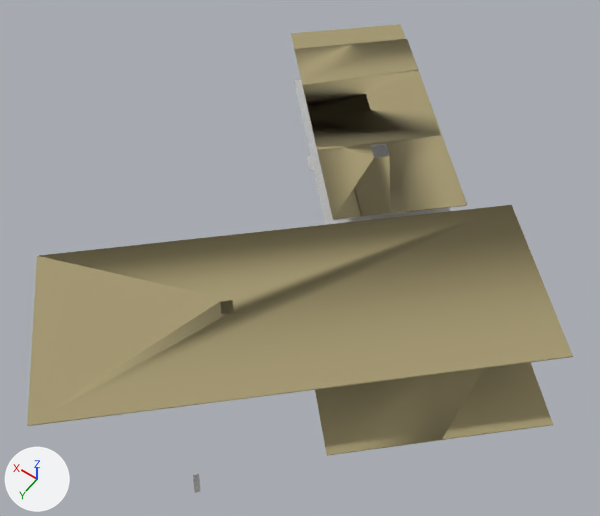
Before and after pictures for a commit that changed the COLLADA model dae/podlahy_pud.dae.
One viewpoint serves both versions: a 50 mm lens placed at (6.9, 35.9, 32.8), pointed at (18.7, 19.3, 6.9). The lights are fixed; the arrows at lower left show +X, +Y and +Z. Vertices at the same position are counted once.

The first picture shows 'SketchUp'.
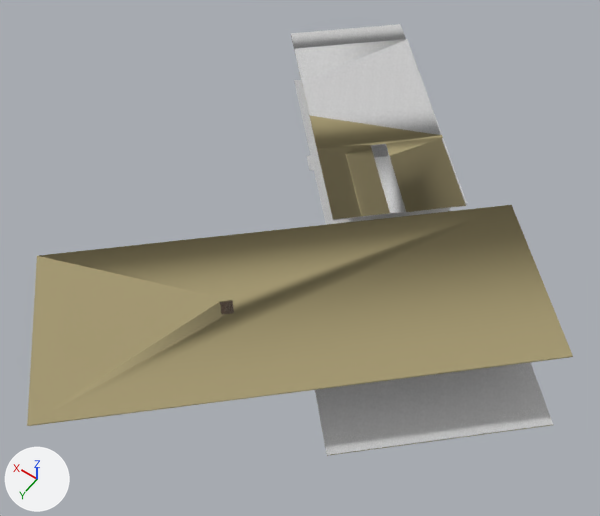
The newer file is also turned or shifted as a whole; pictures and numbers use the older file's frame.

What differs and where, as boxes (x1, y1, x2, y2) in the pictures (600 x 516 px):
part 1 of me_sketchup, deleted: before (193, 474, 201, 493)
part 2 of me_sketchup, recoloured (yellow to grey): (291, 24, 553, 455) in both

The change, as a diff of the scene's bpy script:
```diff
--- a/dae/podlahy_pud.dae.py
+++ b/dae/podlahy_pud.dae.py
@@ img_wood_fence_2_jpg @@
+img_wood_fence_2_jpg = load_image('__Wood_Fence_2.jpg', 'podlahy_pud/__Wood_Fence_2.jpg', 584, 596, 'sRGB')
@@ mat_wood_fence_2 @@
+mat_wood_fence_2 = principled_material('__Wood_Fence_2')
+mat_wood_fence_2.texture = img_wood_fence_2_jpg
+mat_wood_fence_2.roughness = 0.9
@@ me_sketchup @@
 # used by ob_sketchup; location = (0.0, 0.0, 0.0)
-me_sketchup.from_pydata(...)  # 709 vertices, 1301 faces; spans x 7.4..26.7, y 4.9..31.3, z 3.9..10.0
+me_sketchup.from_pydata(...)  # 703 vertices, 1293 faces; spans x 7.4..26.7, y 4.9..31.3, z 5.7..10.0
+# me_sketchup part 1: the loose piece of 7 vertices spanning x 16.7..17.4, y 27.8..28.4, z 3.9 is deleted
+# me_sketchup part 2: 51 faces spanning x 7.4..26.7, y 5.0..25.8, z 7.3..9.9 switch from mat_wood_lumber_buttjoined_5 (beige #a49870) to mat_cladding_stucco_white (picture img_cladding_stucco_white_jpg)
 me_sketchup.materials.append(mat_wood_lumber_buttjoined_4)
@@ me_sketchup @@
 me_sketchup.materials.append(mat_material)
-me_sketchup.materials.append(mat_material_0)  # blue #a2b7c6
+me_sketchup.materials.append(mat_wood_fence_2)  # picture img_wood_fence_2_jpg
```
